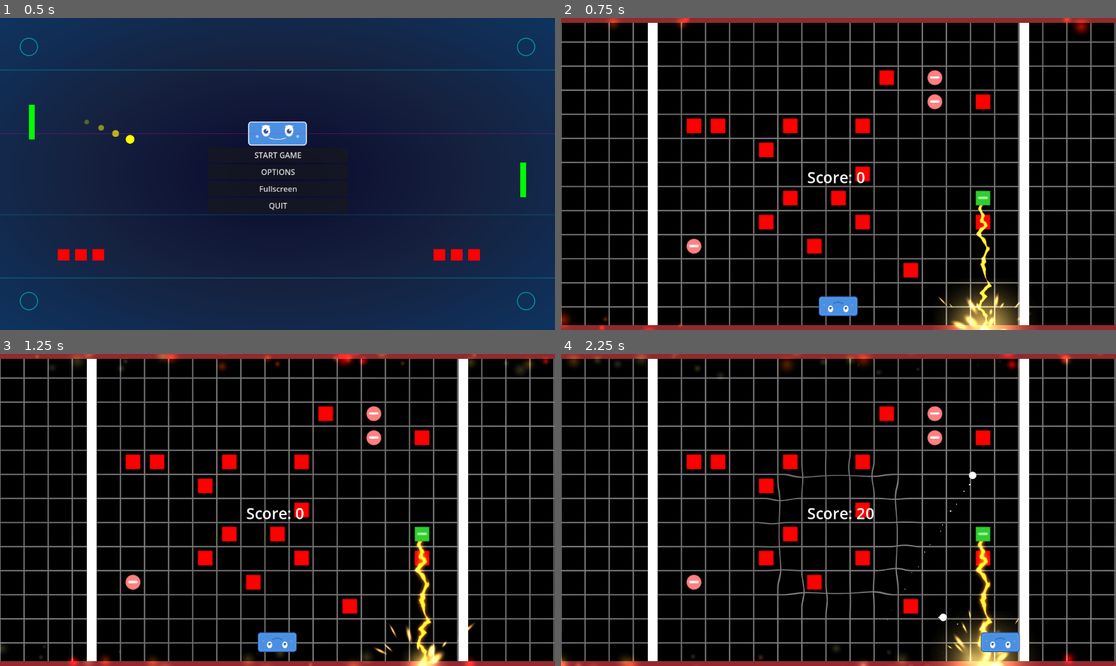
Above: before the commit, frames 1-4 (two rows, left to right).
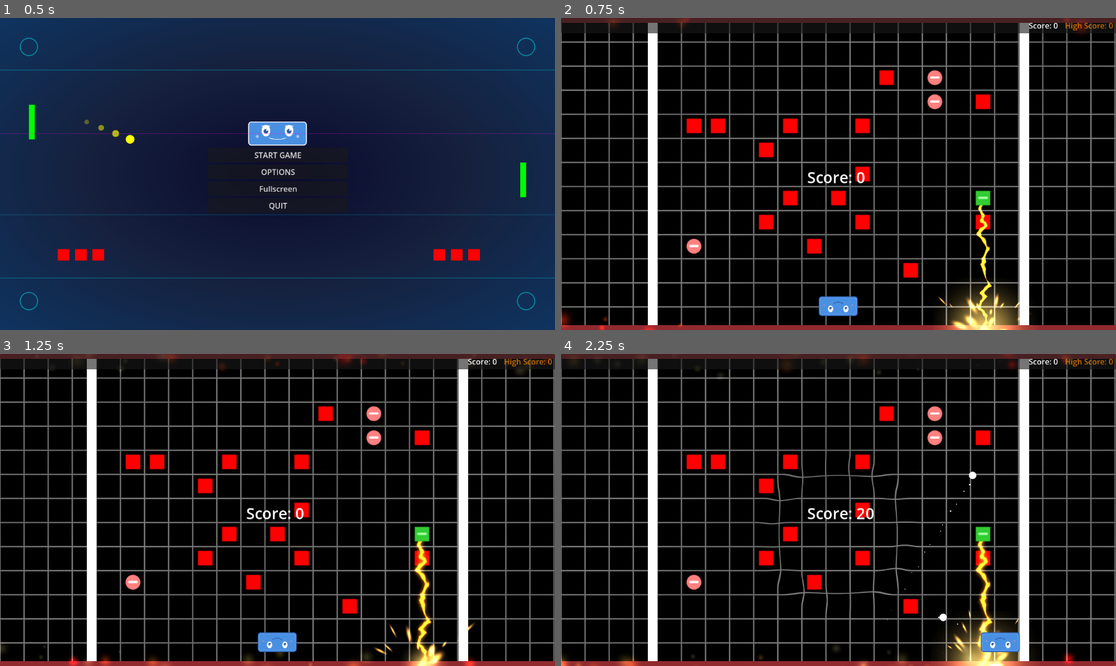
Above: after the commit, the same moments.

Repository: Nicheen/GameJamSummer2025
Game: Godot game, scene res://scenes/menus/main_menu.tscn
Two runs of this game, one before a commit and one after it. Both use one fixed random seed, a clock stepped at 60 frames per second and the inputs below.
Inputs (mouse positions are in pixels of both pictures, inside the frame that each line leads up to):
- Up to frame 1 (0.5 s): no input
- Up to frame 2 (0.75 s): click "START GAME" at 0.5 s
- Up to frame 3 (1.25 s): no input
- Up to frame 4 (2.25 s): tap Enter (ui_accept) at 1.25, 1.52 s; move the mouse to (960, 494) at 1.27 s; hold D (move_right) 1.28-2.03 s; click (960, 494) at 1.35 s; move the mouse to (727, 525) at 2.02 s; hold S (teleport_down) from 2.03 s (still down); click (727, 525) at 2.1 s

Frame 1 is identical in both runs. In frame 2, 2.0% of the frame differs, in the area x 0-100%, y 0-5%; in frame 3, 2.1%; in frame 4, 2.1%.

Commit message:
Added bounds and spawner

Diff:
--- /dev/null
+++ b/gamejamsummer2025/icon.svg
@@ -0,0 +1 @@
+<svg height="128" width="128" xmlns="http://www.w3.org/2000/svg"><rect x="2" y="2" width="124" height="124" rx="14" fill="#363d52" stroke="#212532" stroke-width="4"/><g transform="scale(.101) translate(122 122)"><g fill="#fff"><path d="M105 673v33q407 354 814 0v-33z"/><path fill="#478cbf" d="m105 673 152 14q12 1 15 14l4 67 132 10 8-61q2-11 15-15h162q13 4 15 15l8 61 132-10 4-67q3-13 15-14l152-14V427q30-39 56-81-35-59-83-108-43 20-82 47-40-37-88-64 7-51 8-102-59-28-123-42-26 43-46 89-49-7-98 0-20-46-46-89-64 14-123 42 1 51 8 102-48 27-88 64-39-27-82-47-48 49-83 108 26 42 56 81zm0 33v39c0 276 813 276 813 0v-39l-134 12-5 69q-2 10-14 13l-162 11q-12 0-16-11l-10-65H447l-10 65q-4 11-16 11l-162-11q-12-3-14-13l-5-69z"/><path d="M483 600c3 34 55 34 58 0v-86c-3-34-55-34-58 0z"/><circle cx="725" cy="526" r="90"/><circle cx="299" cy="526" r="90"/></g><g fill="#414042"><circle cx="307" cy="532" r="60"/><circle cx="717" cy="532" r="60"/></g></g></svg>
--- /dev/null
+++ b/gamejamsummer2025/scenes/bounds.gd
@@ -0,0 +1,28 @@
+class_name Bounds extends Node2D
+
+@onready var upper_left: Marker2D = %UpperLeft
+@onready var lower_right: Marker2D = %LowerRight
+
+var x_max:float
+var x_min:float
+var y_max:float
+var y_min:float
+
+# Called when the node enters the scene tree for the first time.
+func _ready() -> void:
+	x_max = lower_right.position.x
+	x_min = upper_left.position.x
+	y_max = lower_right.position.y
+	y_min = upper_left.position.y
+
+# given Vector2 (v) -> returns a vector on the other side of the game if out of bounds
+func wrap_vector(v:Vector2) -> Vector2:
+	if v.x > x_max:
+		return Vector2(x_min,v.y)
+	elif v.x < x_min:
+		return Vector2(x_max,v.y)
+	elif v.y > y_max:
+		return Vector2(v.x,y_min)
+	elif v.y < y_min:
+		return Vector2(v.x,y_max)
+	return v
--- a/gamejamsummer2025/scenes/main.tscn
+++ b/gamejamsummer2025/scenes/main.tscn
@@ -1,8 +1,11 @@
-[gd_scene load_steps=16 format=3 uid="uid://cj36iyr5bw5pe"]
+[gd_scene load_steps=19 format=3 uid="uid://cj36iyr5bw5pe"]
 
 [ext_resource type="Script" uid="uid://c2dkvm0rwmi1d" path="res://scripts/main.gd" id="1_elqb8"]
 [ext_resource type="Texture2D" uid="uid://c65h8mkqgajjv" path="res://images/textures/VFX_NOEL_CIRCLE.jpg" id="2_rvslj"]
-[ext_resource type="Script" uid="uid://8fvtdceyak8j" path="res://scripts/level_manager.gd" id="3_0bbpv"]
+[ext_resource type="Script" path="res://scripts/level_manager.gd" id="3_0bbpv"]
+[ext_resource type="PackedScene" uid="uid://dc25tu6hyq1e2" path="res://scenes/menus/hud.tscn" id="3_sugp2"]
+[ext_resource type="Script" uid="uid://jranj8pqoox8" path="res://scenes/bounds.gd" id="5_tbgi4"]
+[ext_resource type="Script" uid="uid://2stp3m5gk2bv" path="res://scenes/spawner.gd" id="6_tefeu"]
 
 [sub_resource type="RectangleShape2D" id="RectangleShape2D_o5qli"]
 size = Vector2(200, 648)
@@ -133,3 +136,20 @@
 
 [node name="LevelManager" type="Node" parent="."]
 script = ExtResource("3_0bbpv")
+
+[node name="Bounds" type="Node2D" parent="."]
+unique_name_in_owner = true
+script = ExtResource("5_tbgi4")
+
+[node name="UpperLeft" type="Marker2D" parent="Bounds"]
+unique_name_in_owner = true
+
+[node name="LowerRight" type="Marker2D" parent="Bounds"]
+unique_name_in_owner = true
+position = Vector2(1152, 637)
+
+[node name="Hud" parent="." instance=ExtResource("3_sugp2")]
+
+[node name="Spawner" type="Node2D" parent="."]
+unique_name_in_owner = true
+script = ExtResource("6_tefeu")
--- /dev/null
+++ b/gamejamsummer2025/scenes/menus/game_over.tscn
@@ -0,0 +1,57 @@
+[gd_scene load_steps=4 format=3 uid="uid://kd8016yiwya7"]
+
+[ext_resource type="Script" uid="uid://dbjmyt8kpmxfp" path="res://scripts/menus/death_menu.gd" id="1_asori"]
+[ext_resource type="Texture2D" uid="uid://c40o612s66c43" path="res://images/svart.png" id="2_gypcw"]
+
+[sub_resource type="StyleBoxTexture" id="StyleBoxTexture_death"]
+texture = ExtResource("2_gypcw")
+modulate_color = Color(1, 1, 1, 0.8)
+
+[node name="GameOver" type="CanvasLayer"]
+script = ExtResource("1_asori")
+
+[node name="Panel" type="Panel" parent="."]
+modulate = Color(1, 1, 1, 0.843137)
+offset_right = 1152.0
+offset_bottom = 648.0
+theme_override_styles/panel = SubResource("StyleBoxTexture_death")
+
+[node name="HBoxContainer" type="HBoxContainer" parent="Panel"]
+layout_mode = 0
+offset_right = 40.0
+offset_bottom = 40.0
+
+[node name="VBoxContainer" type="VBoxContainer" parent="Panel/HBoxContainer"]
+layout_mode = 2
+
+[node name="Label" type="Label" parent="Panel/HBoxContainer/VBoxContainer"]
+layout_mode = 2
+text = "YOU DIED"
+horizontal_alignment = 1
+
+[node name="ScoreLabel" type="Label" parent="Panel/HBoxContainer/VBoxContainer"]
+unique_name_in_owner = true
+layout_mode = 2
+text = "Final Score: 0"
+horizontal_alignment = 1
+
+[node name="MarginContainer" type="MarginContainer" parent="Panel/HBoxContainer/VBoxContainer"]
+layout_mode = 2
+
+[node name="GridContainer" type="GridContainer" parent="Panel/HBoxContainer/VBoxContainer/MarginContainer"]
+layout_mode = 2
+
+[node name="MainMenuButton" type="Button" parent="Panel/HBoxContainer/VBoxContainer/MarginContainer/GridContainer"]
+unique_name_in_owner = true
+layout_mode = 2
+text = "MAIN MENU"
+
+[node name="RestartButton" type="Button" parent="Panel/HBoxContainer/VBoxContainer/MarginContainer/GridContainer"]
+unique_name_in_owner = true
+layout_mode = 2
+text = "RESTART"
+
+[node name="QuitButton" type="Button" parent="Panel/HBoxContainer/VBoxContainer/MarginContainer/GridContainer"]
+unique_name_in_owner = true
+layout_mode = 2
+text = "QUIT"
--- /dev/null
+++ b/gamejamsummer2025/scenes/spawner.gd
@@ -0,0 +1,25 @@
+class_name Spawner extends Node2D
+
+@export var bounds:Bounds
+
+var player_scene:PackedScene = preload("res://scenes/obj/Player.tscn")
+var enemy_scene:PackedScene = preload("res://scenes/obj/Enemy.tscn")
+
+func spawn_enemy():
+	# 1 where to spawn it (position)
+	var spawn_point:Vector2 = Vector2.ZERO
+	spawn_point.x = randf_range(bounds.x_min + Global.GRID_SIZE, bounds.x_max - Global.GRID_SIZE)
+	spawn_point.y = randf_range(bounds.y_min + Global.GRID_SIZE, bounds.y_max - Global.GRID_SIZE)
+
+	spawn_point.x = floorf(spawn_point.x / Global.GRID_SIZE) * Global.GRID_SIZE
+	spawn_point.y = floorf(spawn_point.y / Global.GRID_SIZE) * Global.GRID_SIZE
+
+	var enemy = enemy_scene.instantiate()
+	enemy.position = spawn_point
+
+	get_parent().add_child(enemy)
+
+func spawn_player(pos:Vector2):
+	var player = player_scene.instantiate()
+	player.position = pos
+	get_parent().add_child(player)
--- a/gamejamsummer2025/scripts/main.gd
+++ b/gamejamsummer2025/scripts/main.gd
@@ -1,4 +1,7 @@
-extends Node2D
+class_name GamePlay extends Node2D
+
+const gameover_scene:PackedScene = preload("res://scenes/menus/game_over.tscn")
+const pausemenu_scene:PackedScene = preload("res://scenes/menus/pause_menu.tscn")
 
 # Game settings
 @export var play_area_size: Vector2 = Vector2(1152, 648)  # Match your window size
@@ -136,7 +139,6 @@
 
 		i -= 1
 
-
 func update_shader_uniforms():
 	"""Update shader uniforms with current distortion data"""
 	if not shader_material:
Not shown, added: gamejamsummer2025/icon.svg.import
Binary file added: gamejamsummer2025/images/grid.png
Not shown, added: gamejamsummer2025/images/grid.png.import
Not shown, added: gamejamsummer2025/scenes/bounds.gd.uid
Not shown, added: gamejamsummer2025/scenes/spawner.gd.uid
